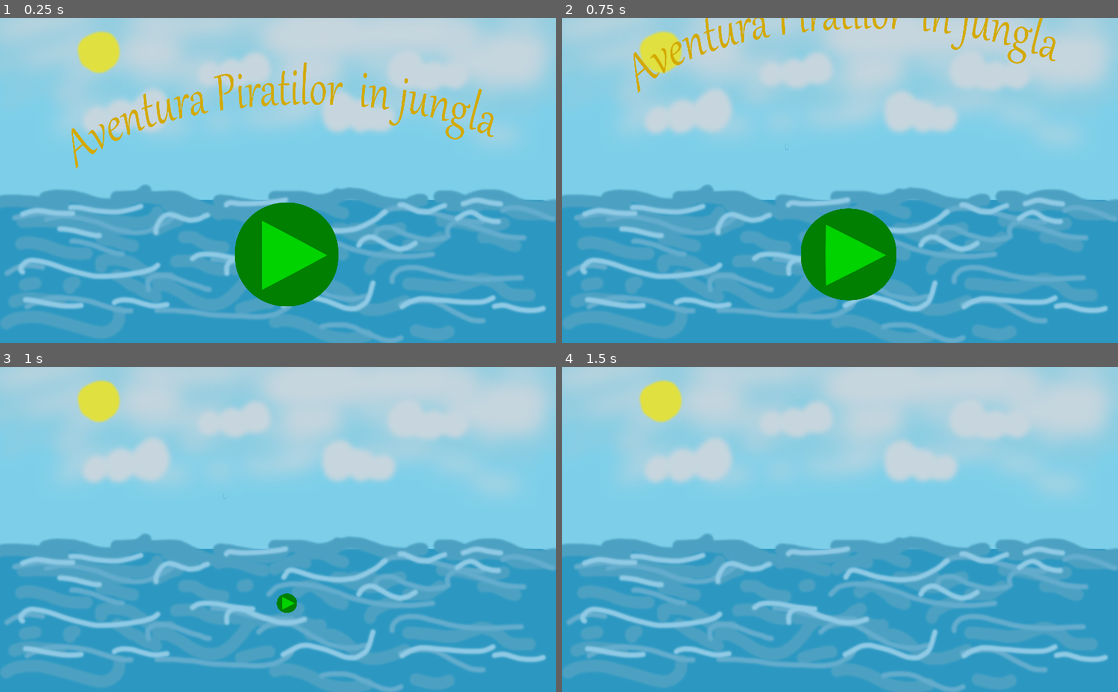
Above: before the commit, frames 1-4 (two rows, left to right).
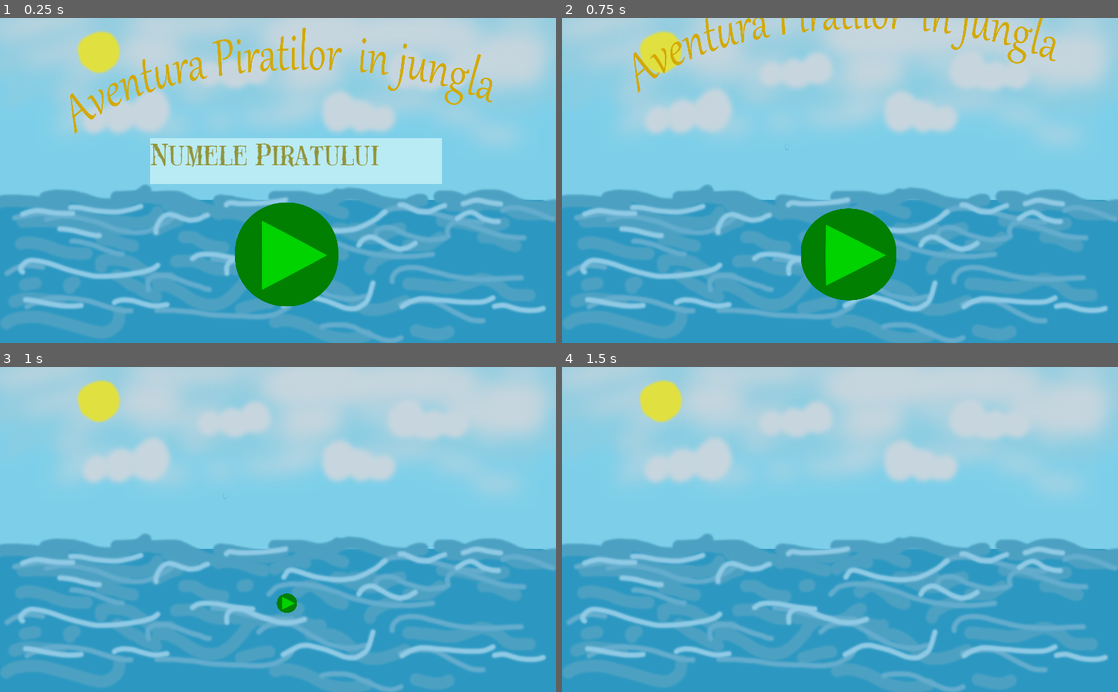
Above: after the commit, the same moments.

Repository: Team-STRAND/DISS_prototype
Game: Godot game, scene res://sea.tscn
Two runs of this game, one before a commit and one after it. Both use one fixed random seed, a clock stepped at 60 frames per second and the inputs below. Sound files missing from this copy of the repository are replaced by a short silence.
Inputs (mouse positions are in pixels of both pictures, inside the frame that each line leads up to):
- Up to frame 1 (0.25 s): no input
- Up to frame 2 (0.75 s): click (784, 148) at 0.5 s
- Up to frame 3 (1 s): no input
- Up to frame 4 (1.5 s): no input

The runs differ from the first frame. In frame 1, 12% of the frame differs, in the area x 12-89%, y 2-52%; in frame 2, nothing differs; in frame 3, nothing differs; in frame 4, nothing differs.

Commit message:
some code

Diff:
--- a/AnimationPlayerPirateBlue.gd
+++ b/AnimationPlayerPirateBlue.gd
@@ -11,10 +11,5 @@
 	pass # Replace with function body.
 
 
-# Called every frame. 'delta' is the elapsed time since the previous frame.
-#func _process(delta):
-#	pass
-
-
 func _on_AnimationPlayerPirateBlue_animation_finished(anim_name):
 	get_tree().change_scene("res://WoodsScene.tscn")
--- a/Cave.gd
+++ b/Cave.gd
@@ -1,28 +1,54 @@
 extends Node2D
 
+enum QUESTION{
+	none,
+	height,
+	animal,
+	clothes
+}
 
-# Declare member variables here. Examples:
-# var a = 2
-# var b = "text"
+var current_question=QUESTION.none
 
+onready var pirate_red_right_symbol=get_node("PirateRed/RightSymbol")
+onready var pirate_red_wrong_symbol=get_node("PirateRed/WrongSymbol")
 
-# Called when the node enters the scene tree for the first time.
+onready var pirate_blue_right_symbol=get_node("PirateBlue/RightSymbol")
+onready var pirate_blue_wrong_symbol=get_node("PirateBlue/WrongSymbol")
+
+onready var pirate_girl_right_symbol=get_node("PirateGirl/RightSymbol")
+onready var pirate_girl_wrong_symbol=get_node("PirateGirl/WrongSymbol")
+
 func _ready():
 	get_node("AnimationPlayerPirates").play("Move")
 
+	pirate_red_right_symbol.visible=false
+	pirate_red_wrong_symbol.visible=false
 
-# Called every frame. 'delta' is the elapsed time since the previous frame.
-#func _process(delta):
-#	pass
+	pirate_blue_right_symbol.visible=false
+	pirate_blue_wrong_symbol.visible=false
+
+	pirate_girl_right_symbol.visible=false
+	pirate_girl_wrong_symbol.visible=false
 
 
 func _on_PirateBlue_pressed():
-	get_node("Groot/AnimationPlayerGroot").play("GrootMove")
+	match current_question:
+		QUESTION.height:
+			get_node("Groot/AnimationPlayerGroot").play("GrootMove")
+		QUESTION.animal:
+			get_node("Groot/AnimationPlayerGroot").play("GrootMove")
+		QUESTION.clothes:
+			get_node("Groot/AnimationPlayerGroot").play("GrootMove")
+
+func _on_PirateRed_pressed():
+	pass # Replace with function body.
+
+func _on_PirateGirl_pressed():
+	pass # Replace with function body.
 
 
 func _on_AnimationPlayerGroot_animation_finished(anim_name):
 	get_node("AnimationPlayerPirates").play("GoInsideCave")
-
 
 func _on_AnimationPlayerPirates_animation_finished(anim_name):
 	if(anim_name=="GoInsideCave"):
--- a/Cave.tscn
+++ b/Cave.tscn
@@ -7,6 +7,21 @@
 [ext_resource path="res://assets/groot.png" type="Texture" id=5]
 [ext_resource path="res://Cave.gd" type="Script" id=6]
 [ext_resource path="res://Pirate.gd" type="Script" id=7]
+[ext_resource path="res://assets/sounds/cave_guard/3-neg.wav" type="AudioStream" id=8]
+[ext_resource path="res://assets/sounds/cave_guard/2-neg.wav" type="AudioStream" id=9]
+[ext_resource path="res://assets/sounds/cave_guard/1-neg.wav" type="AudioStream" id=10]
+[ext_resource path="res://assets/sounds/cave_guard/2-poz.wav" type="AudioStream" id=11]
+[ext_resource path="res://assets/sounds/cave_guard/1-poz.wav" type="AudioStream" id=12]
+[ext_resource path="res://assets/sounds/cave_guard/7-pazitor.wav" type="AudioStream" id=13]
+[ext_resource path="res://assets/sounds/cave_guard/6-pazitor.wav" type="AudioStream" id=14]
+[ext_resource path="res://assets/sounds/cave_guard/4-pazitor.wav" type="AudioStream" id=15]
+[ext_resource path="res://assets/sounds/cave_guard/2-pazitor.wav" type="AudioStream" id=16]
+[ext_resource path="res://assets/sounds/cave_guard/1-pazitor.wav" type="AudioStream" id=17]
+[ext_resource path="res://assets/sounds/cave_guard/3-poz.wav" type="AudioStream" id=18]
+[ext_resource path="res://assets/sounds/cave_guard/5-pazitor.wav" type="AudioStream" id=19]
+[ext_resource path="res://assets/sounds/cave_guard/3-pazitor.wav" type="AudioStream" id=20]
+[ext_resource path="res://assets/x.png" type="Texture" id=21]
+[ext_resource path="res://assets/check.png" type="Texture" id=22]
 [ext_resource path="res://assets/sounds/richard/Richard-15.wav" type="AudioStream" id=30]
 [ext_resource path="res://assets/sounds/richard/Richard-14.wav" type="AudioStream" id=32]
 [ext_resource path="res://VoicesCave.gd" type="Script" id=43]
@@ -118,17 +133,15 @@
 "_edit_use_anchors_": false
 }
 
-[node name="Groot" type="TextureRect" parent="."]
+[node name="Groot" type="TextureButton" parent="."]
 margin_left = 94.5641
 margin_top = -137.327
 margin_right = 574.564
 margin_bottom = 854.673
 rect_scale = Vector2( -0.366268, 0.334956 )
 rect_pivot_offset = Vector2( 245.315, 573.331 )
-texture = ExtResource( 5 )
-__meta__ = {
-"_edit_use_anchors_": false
-}
+texture_normal = ExtResource( 5 )
+script = ExtResource( 7 )
 
 [node name="AnimationPlayerGroot" type="AnimationPlayer" parent="Groot"]
 anims/GrootMove = SubResource( 1 )
@@ -146,6 +159,22 @@
 "_edit_use_anchors_": false
 }
 
+[node name="RightSymbol" type="TextureRect" parent="PirateRed"]
+margin_left = 340.267
+margin_top = 449.001
+margin_right = 1252.27
+margin_bottom = 1026.0
+rect_scale = Vector2( 0.398907, 0.637255 )
+texture = ExtResource( 22 )
+
+[node name="WrongSymbol" type="TextureRect" parent="PirateRed"]
+margin_left = 186.813
+margin_top = 209.534
+margin_right = 846.813
+margin_bottom = 899.534
+rect_scale = Vector2( 0.570561, 0.64806 )
+texture = ExtResource( 21 )
+
 [node name="PirateBlue" type="TextureButton" parent="."]
 margin_left = 419.837
 margin_top = -117.216
@@ -158,6 +187,25 @@
 "_edit_use_anchors_": false
 }
 
+[node name="RightSymbol" type="TextureRect" parent="PirateBlue"]
+margin_left = 404.225
+margin_top = 535.446
+margin_right = 1316.23
+margin_bottom = 1112.45
+rect_scale = Vector2( 0.398907, 0.637255 )
+texture = ExtResource( 22 )
+__meta__ = {
+"_edit_use_anchors_": false
+}
+
+[node name="WrongSymbol" type="TextureRect" parent="PirateBlue"]
+margin_left = 294.53
+margin_top = 331.003
+margin_right = 954.53
+margin_bottom = 1021.0
+rect_scale = Vector2( 0.570561, 0.64806 )
+texture = ExtResource( 21 )
+
 [node name="PirateGirl" type="TextureButton" parent="."]
 margin_left = 144.891
 margin_top = -39.255
@@ -170,6 +218,25 @@
 "_edit_use_anchors_": false
 }
 
+[node name="RightSymbol" type="TextureRect" parent="PirateGirl"]
+margin_left = 361.328
+margin_top = 426.561
+margin_right = 1273.33
+margin_bottom = 1003.56
+rect_scale = Vector2( 0.538078, 0.773448 )
+texture = ExtResource( 22 )
+__meta__ = {
+"_edit_use_anchors_": false
+}
+
+[node name="WrongSymbol" type="TextureRect" parent="PirateGirl"]
+margin_left = 184.563
+margin_top = 61.355
+margin_right = 844.563
+margin_bottom = 751.355
+rect_scale = Vector2( 0.71355, 0.747934 )
+texture = ExtResource( 21 )
+
 [node name="AnimationPlayerPirates" type="AnimationPlayer" parent="."]
 anims/GoInsideCave = SubResource( 2 )
 anims/Move = SubResource( 3 )
@@ -186,6 +253,62 @@
 [node name="RichardVoice15" type="AudioStreamPlayer" parent="Voices/Richard"]
 stream = ExtResource( 30 )
 volume_db = 8.0
+
+[node name="CaveGuard" type="Node2D" parent="Voices"]
+
+[node name="GuardVoice1" type="AudioStreamPlayer" parent="Voices/CaveGuard"]
+stream = ExtResource( 17 )
+volume_db = 5.0
+
+[node name="GuardVoice2" type="AudioStreamPlayer" parent="Voices/CaveGuard"]
+stream = ExtResource( 16 )
+volume_db = 5.0
+
+[node name="GuardVoice3" type="AudioStreamPlayer" parent="Voices/CaveGuard"]
+stream = ExtResource( 20 )
+volume_db = 5.0
+
+[node name="GuardVoice4" type="AudioStreamPlayer" parent="Voices/CaveGuard"]
+stream = ExtResource( 15 )
+volume_db = 5.0
+
+[node name="GuardVoice5" type="AudioStreamPlayer" parent="Voices/CaveGuard"]
+stream = ExtResource( 19 )
+volume_db = 5.0
+
+[node name="GuardVoice6" type="AudioStreamPlayer" parent="Voices/CaveGuard"]
+stream = ExtResource( 14 )
+volume_db = 5.0
+
+[node name="GuardVoice7" type="AudioStreamPlayer" parent="Voices/CaveGuard"]
+stream = ExtResource( 13 )
+volume_db = 5.0
+
+[node name="GuardPoz1" type="AudioStreamPlayer" parent="Voices/CaveGuard"]
+stream = ExtResource( 12 )
+volume_db = 5.0
+
+[node name="GuardPoz2" type="AudioStreamPlayer" parent="Voices/CaveGuard"]
+stream = ExtResource( 11 )
+volume_db = 5.0
+
+[node name="GuardPoz3" type="AudioStreamPlayer" parent="Voices/CaveGuard"]
+stream = ExtResource( 18 )
+volume_db = 5.0
+
+[node name="GuardNeg1" type="AudioStreamPlayer" parent="Voices/CaveGuard"]
+stream = ExtResource( 10 )
+volume_db = 5.0
+
+[node name="GuardNeg2" type="AudioStreamPlayer" parent="Voices/CaveGuard"]
+stream = ExtResource( 9 )
+volume_db = 5.0
+
+[node name="GuardNeg3" type="AudioStreamPlayer" parent="Voices/CaveGuard"]
+stream = ExtResource( 8 )
+volume_db = 5.0
 [connection signal="animation_finished" from="Groot/AnimationPlayerGroot" to="." method="_on_AnimationPlayerGroot_animation_finished"]
+[connection signal="pressed" from="PirateRed" to="." method="_on_PirateRed_pressed"]
 [connection signal="pressed" from="PirateBlue" to="." method="_on_PirateBlue_pressed"]
+[connection signal="pressed" from="PirateGirl" to="." method="_on_PirateGirl_pressed"]
 [connection signal="animation_finished" from="AnimationPlayerPirates" to="." method="_on_AnimationPlayerPirates_animation_finished"]
--- a/CaveInside.tscn
+++ b/CaveInside.tscn
@@ -10,6 +10,8 @@
 [ext_resource path="res://assets/cave_inside.jpeg" type="Texture" id=8]
 [ext_resource path="res://CaveInside.gd" type="Script" id=9]
 [ext_resource path="res://assets/sounds/francesca/Francesca8.wav" type="AudioStream" id=19]
+[ext_resource path="res://assets/sounds/richard/Richard-16.wav" type="AudioStream" id=23]
+[ext_resource path="res://assets/sounds/luigi/9.acela-este-cumva.wav" type="AudioStream" id=41]
 [ext_resource path="res://VoicesInsideCave.gd" type="Script" id=46]
 
 [sub_resource type="Animation" id=1]
@@ -236,6 +238,18 @@
 [node name="FrancescaVoice8" type="AudioStreamPlayer" parent="Voices/Francesca"]
 stream = ExtResource( 19 )
 volume_db = -4.0
+
+[node name="Luigi" type="Node2D" parent="Voices"]
+
+[node name="LuigiVoice9" type="AudioStreamPlayer" parent="Voices/Luigi"]
+stream = ExtResource( 41 )
+volume_db = 5.0
+
+[node name="Richard" type="Node2D" parent="Voices"]
+
+[node name="RichardVoice16" type="AudioStreamPlayer" parent="Voices/Richard"]
+stream = ExtResource( 23 )
+volume_db = 8.0
 [connection signal="animation_finished" from="AnimationPlayerPirates" to="." method="_on_AnimationPlayerPirates_animation_finished"]
 [connection signal="animation_finished" from="AnimationPlayerFish" to="." method="_on_AnimationPlayerFish_animation_finished"]
 [connection signal="animation_finished" from="AnimationPlayerShip" to="." method="_on_AnimationPlayerShip_animation_finished"]
--- a/EndSeaScene.gd
+++ b/EndSeaScene.gd
@@ -6,7 +6,7 @@
 	get_node("AnimationPlayer").play("ShipSailing")
 	get_node("WaveSound").play()
 	get_node("Voices").play()
-
+	Score.write_to_file()
 
 
 
--- a/PlayButton.gd
+++ b/PlayButton.gd
@@ -1,14 +1,9 @@
 extends Button
 
+onready var parent=get_parent()
 
-# Declare member variables here. Examples:
-# var a = 2
-# var b = "text"
-
-
-# Called when the node enters the scene tree for the first time.
 func _ready():
-	get_parent().get_node("WaveSound").connect("finished",get_parent().get_node("WaveSound"),"play")
+	parent.get_node("WaveSound").connect("finished",parent.get_node("WaveSound"),"play")
 	pass # Replace with function body.
 
 
@@ -19,16 +14,16 @@
 
 func _on_PlayButton_pressed():
 	get_node("TextureRect/AnimationPlayer").play("FadeButton");
-	get_parent().get_node("Title/AnimationPlayer").play("TitleFade")
-
+	parent.get_node("Title/AnimationPlayer").play("TitleFade")
+	Score.child_name=parent.get_node("TextEdit").text
+	parent.get_node("TextEdit").visible=false
 
 
 func _on_AnimationPlayer_animation_finished(anim_name):
-	get_parent().get_node("TitleMusic").stop()
 
-	get_parent().get_node("WaveSound").play()
-	get_parent().get_node("Path2D/PathFollow2D/Ship").start()
+	parent.get_node("WaveSound").play()
+	parent.get_node("Path2D/PathFollow2D/Ship").start()
 
-	get_parent().get_node("Voices").play()
+	parent.get_node("Voices").play()
 
-	get_parent().remove_child(self)
+	parent.remove_child(self)
--- a/RiverScene.gd
+++ b/RiverScene.gd
@@ -1,32 +1,5 @@
 extends Node2D
 
-#var move_pirate_red=false
-#var move_pirate_blue=false
-#var move_pirate_girl=false
-#
-#var character_move_offset= Vector2(0.0,6.0)
-#var i=0;
-#
-#onready var pirate_red=get_node("PirateRed")
-#onready var pirate_blue=get_node("PirateBlue")
-#onready var pirate_girl=get_node("PirateGirl")
-#
-#func start_audio_move_character(name):
-#	if name == "pirate_red":
-#		move_pirate_red=true;
-#	elif name == "pirate_blue":
-#		move_pirate_blue=true;
-#	elif name == "priate_girl":
-#		move_pirate_girl=true
-#
-#
-#func stop_audio_move_character(name):
-#	if name == "pirate_red":
-#		move_pirate_red=false;
-#	elif name == "pirate_blue":
-#		move_pirate_blue=false;
-#	elif name == "priate_girl":
-#		move_pirate_girl=false
 
 
 func _ready():
@@ -40,19 +13,3 @@
 	get_node("TextureButton1").visible=true
 	get_node("TextureButton2").visible=true
 	get_node("TextureButton3").visible=true
-
-#func move_character(character,delta):
-#		if(i%5==0):
-#			character_move_offset.y=sin(i)*35
-#		i=i+1
-#		print(character_move_offset)
-#		character.set_position(character.get_position() + character_move_offset*delta)
-#
-#func _process(delta):
-#	if(move_pirate_red):
-#		move_character(pirate_red,delta)
-#	elif(move_pirate_blue):
-#		move_character(pirate_blue,delta)
-#	elif(move_pirate_girl):
-#		move_character(pirate_girl,delta)
-#
--- a/RiverScene.tscn
+++ b/RiverScene.tscn
@@ -194,6 +194,9 @@
 rect_pivot_offset = Vector2( 477.248, 561.536 )
 texture_normal = ExtResource( 2 )
 script = ExtResource( 20 )
+__meta__ = {
+"_edit_use_anchors_": false
+}
 
 [node name="AnimationPlayerPirateGirl" type="AnimationPlayer" parent="PirateGirl"]
 anims/Move = SubResource( 4 )
--- /dev/null
+++ b/Score.gd
@@ -0,0 +1,29 @@
+extends Node
+
+var child_name="TEST SUBJECT"
+var total_score=0
+var river_score=0
+var cave_entrace_score=0
+var season_score=0
+var boat_score=0
+
+func _ready():
+	pass # Replace with function body.
+
+func write_to_file():
+
+	var year=str(OS.get_date()["year"])
+	var month=str(OS.get_date()["month"])
+	var day=str(OS.get_date()["day"])
+	var file_name="res://Rezultat-"+day+"-"+month+"-"+year+".txt"
+
+	var file = File.new()
+	file.open(file_name, file.READ_WRITE)
+	assert(file.is_open())
+
+	file.seek_end()
+	var text=child_name+" "+str(total_score)
+
+
+	file.store_string(text)
+	file.close()
--- /dev/null
+++ b/StartScreen.gd
@@ -0,0 +1,10 @@
+extends Node2D
+
+
+
+func _ready():
+	pass # Replace with function body.
+
+
+func _on_TextEdit_focus_entered():
+	get_node("TextEdit").text=""
--- a/TextureButton3.gd
+++ b/TextureButton3.gd
@@ -3,3 +3,4 @@
 func _on_TextureButton3_pressed():
 	get_parent().get_node("DingSound").play()
 	get_parent().get_node("Bridge/AnimationPlayerBridge").play("BridgeSpawn")
+	Score.total_score+=10
--- a/VoicesCave.gd
+++ b/VoicesCave.gd
@@ -1,9 +1,21 @@
 extends Node2D
 
+onready var parent=get_parent()
 
 func _ready():
 
-	get_node("Richard/RichardVoice14").connect("finished",get_node("Richard/RichardVoice15"),"play")
+	get_node("Richard/RichardVoice14").connect("finished",get_node("CaveGuard/GuardVoice1"),"play")
+	get_node("Richard/RichardVoice14").connect("finished",parent.get_node("PirateRed"),"stop_move")
+	get_node("Richard/RichardVoice14").connect("finished",parent.get_node("Groot"),"start_move")
+
+	get_node("CaveGuard/GuardVoice1").connect("finished",get_node("CaveGuard/GuardVoice2"),"play")
+	get_node("CaveGuard/GuardVoice2").connect("finished",get_node("Richard/RichardVoice15"),"play")
+	get_node("CaveGuard/GuardVoice2").connect("finished",parent.get_node("Groot"),"stop_move")
+	get_node("CaveGuard/GuardVoice2").connect("finished",parent.get_node("PirateRed"),"start_move")
+
+	get_node("Richard/RichardVoice15").connect("finished",get_node("CaveGuard/GuardVoice3"),"play")
+	get_node("Richard/RichardVoice15").connect("finished",parent.get_node("PirateRed"),"stop_move")
+	get_node("Richard/RichardVoice15").connect("finished",parent.get_node("Groot"),"start_move")
 
 func play():
 	get_node("Richard/RichardVoice14").play()
--- a/VoicesInsideCave.gd
+++ b/VoicesInsideCave.gd
@@ -2,6 +2,9 @@
 
 
 func _ready():
+
+
+
 	pass
 
 func play():
--- a/WrongButton.gd
+++ b/WrongButton.gd
@@ -8,3 +8,4 @@
 func _on_Button_pressed():
 	get_child(0).visible=true
 	get_parent().get_node("WrongSound").play()
+	Score.total_score-=3
--- a/project.godot
+++ b/project.godot
@@ -19,6 +19,10 @@
 run/main_scene="res://sea.tscn"
 config/icon="res://icon.png"
 
+[autoload]
+
+Score="*res://Score.gd"
+
 [display]
 
 window/stretch/mode="2d"
--- a/sea.tscn
+++ b/sea.tscn
@@ -1,22 +1,27 @@
-[gd_scene load_steps=21 format=2]
+[gd_scene load_steps=23 format=2]
 
 [ext_resource path="res://assets/Drawing-6.sketchpad.jpeg" type="Texture" id=1]
 [ext_resource path="res://assets/play.png" type="Texture" id=2]
 [ext_resource path="res://assets/title.png" type="Texture" id=3]
 [ext_resource path="res://PlayButton.gd" type="Script" id=4]
-[ext_resource path="res://assets/08. Oddlife.wav" type="AudioStream" id=5]
+[ext_resource path="res://assets/font/BlackRose-2Onld.ttf" type="DynamicFontData" id=5]
 [ext_resource path="res://assets/mixkit-wooden-ship-on-the-sea-1187.wav" type="AudioStream" id=6]
 [ext_resource path="res://assets/ship.png" type="Texture" id=7]
 [ext_resource path="res://Ship.gd" type="Script" id=8]
 [ext_resource path="res://Voices.gd" type="Script" id=9]
 [ext_resource path="res://assets/sounds/richard/Richard-2.wav" type="AudioStream" id=10]
 [ext_resource path="res://assets/sounds/richard/Richard-1.wav" type="AudioStream" id=11]
+[ext_resource path="res://StartScreen.gd" type="Script" id=12]
 [ext_resource path="res://assets/sounds/luigi/1.Capitane-stii-bine-ca.wav" type="AudioStream" id=18]
 [ext_resource path="res://assets/sounds/richard/Richard-3.wav" type="AudioStream" id=25]
 [ext_resource path="res://assets/sounds/richard/Richard-4.wav" type="AudioStream" id=27]
 [ext_resource path="res://assets/sounds/francesca/Francesca1.wav" type="AudioStream" id=28]
 [ext_resource path="res://assets/sounds/luigi/2.Un-papagal-vine.wav" type="AudioStream" id=33]
 [ext_resource path="res://assets/sounds/francesca/Francesca2.wav" type="AudioStream" id=44]
+
+[sub_resource type="DynamicFont" id=4]
+size = 57
+font_data = ExtResource( 5 )
 
 [sub_resource type="Animation" id=1]
 resource_name = "TitleFade"
@@ -57,6 +62,7 @@
 }
 
 [node name="Node2D" type="Node2D"]
+script = ExtResource( 12 )
 
 [node name="Background" type="TextureRect" parent="."]
 margin_left = -25.5457
@@ -70,11 +76,26 @@
 "_edit_use_anchors_": false
 }
 
+[node name="TextEdit" type="TextEdit" parent="."]
+margin_left = 277.0
+margin_top = 222.0
+margin_right = 814.0
+margin_bottom = 307.0
+custom_fonts/font = SubResource( 4 )
+custom_colors/font_color = Color( 0.580392, 0.584314, 0.227451, 1 )
+custom_colors/background_color = Color( 0.729412, 0.92549, 0.960784, 1 )
+custom_colors/completion_existing_color = Color( 0, 0, 0, 1 )
+text = "Numele Piratului"
+syntax_highlighting = true
+__meta__ = {
+"_edit_use_anchors_": false
+}
+
 [node name="Title" type="TextureRect" parent="."]
-margin_left = 111.124
-margin_top = 81.9397
-margin_right = 2502.12
-margin_bottom = 540.94
+margin_left = 108.546
+margin_top = 17.8674
+margin_right = 2499.55
+margin_bottom = 476.868
 rect_scale = Vector2( 0.337679, 0.427728 )
 texture = ExtResource( 3 )
 __meta__ = {
@@ -110,10 +131,6 @@
 
 [node name="AnimationPlayer" type="AnimationPlayer" parent="PlayButton/TextureRect"]
 anims/FadeButton = SubResource( 2 )
-
-[node name="TitleMusic" type="AudioStreamPlayer" parent="."]
-stream = ExtResource( 5 )
-volume_db = -5.977
 
 [node name="WaveSound" type="AudioStreamPlayer" parent="."]
 stream = ExtResource( 6 )
@@ -177,5 +194,6 @@
 [node name="FrancescaVoice2" type="AudioStreamPlayer" parent="Voices/Francesca"]
 stream = ExtResource( 44 )
 volume_db = -4.0
+[connection signal="focus_entered" from="TextEdit" to="." method="_on_TextEdit_focus_entered"]
 [connection signal="pressed" from="PlayButton" to="PlayButton" method="_on_PlayButton_pressed"]
 [connection signal="animation_finished" from="PlayButton/TextureRect/AnimationPlayer" to="PlayButton" method="_on_AnimationPlayer_animation_finished"]
Not shown: 1 places in Cave.tscn that only renumber resources
Not shown: 1 places in CaveInside.tscn that only renumber resources
Binary file added: assets/font/BlackRose-2Onld.ttf
Not shown, added: assets/sounds/cave_guard/1-neg.wav.import
Not shown, added: assets/sounds/cave_guard/1-pazitor.wav.import
Not shown, added: assets/sounds/cave_guard/1-poz.wav.import
Not shown, added: assets/sounds/cave_guard/2-neg.wav.import
Not shown, added: assets/sounds/cave_guard/2-pazitor.wav.import
Not shown, added: assets/sounds/cave_guard/2-poz.wav.import
Not shown, added: assets/sounds/cave_guard/3-neg.wav.import
Not shown, added: assets/sounds/cave_guard/3-pazitor.wav.import
Not shown, added: assets/sounds/cave_guard/3-poz.wav.import
(and 17 more such lines)
